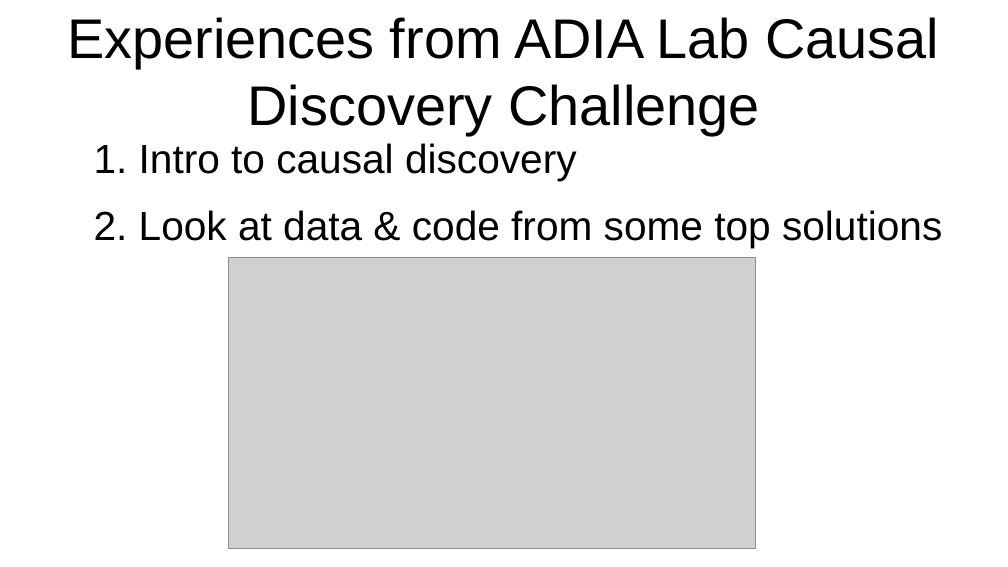
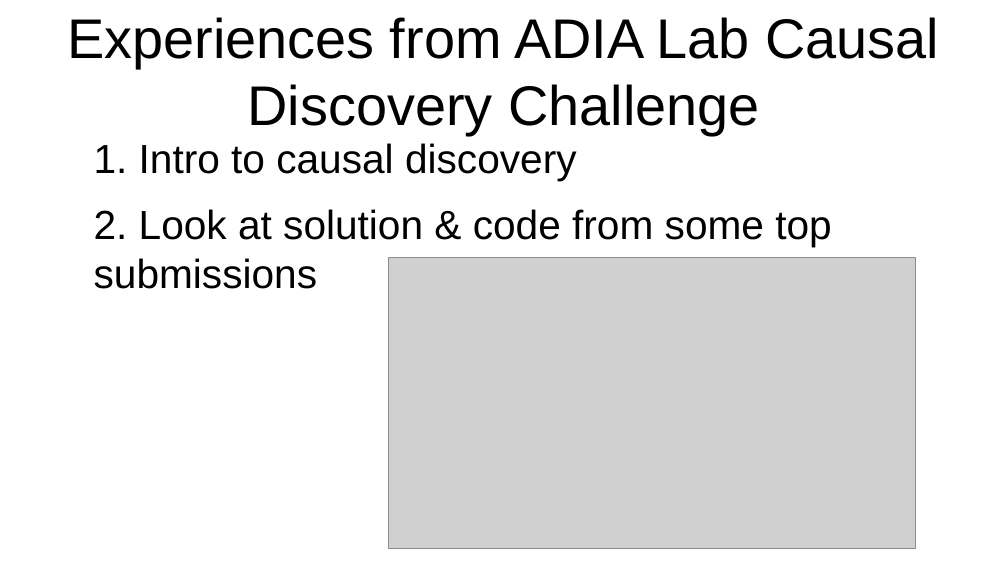
Before and after one commit to emoen/CausalityDiscoveryCrunchDAO, a slide deck: slide 1 of presentation/HIBRAIN_March_25.odp. Drawn at 1008x567 pixels with LibreOffice and Linux fonts; fonts in the diff are those of the drawing; grey boxes stand for pictures. Boxes give left, top, right and bottom in pixels: in the first picture for what was removed or moved away, otherwise in the second. Text is boxed around its words. In the diff, an @@ line names an element or a change of style, - is before the commit and + after.

```diff
--- a/presentation/HIBRAIN_March_25.odp
+++ b/presentation/HIBRAIN_March_25.odp
@@ text at [94,209,831,289]: text changed @@
-2. Look at data & code from some top solutions
+2. Look at solution & code from some top submissions
@@ picture: place and size @@
-picture at [229,257,756,549]
+picture at [389,257,917,549]
```
Also in this commit, not shown: 3 other slides changed, 11 slides added, 5 slides removed, 1 other file.
